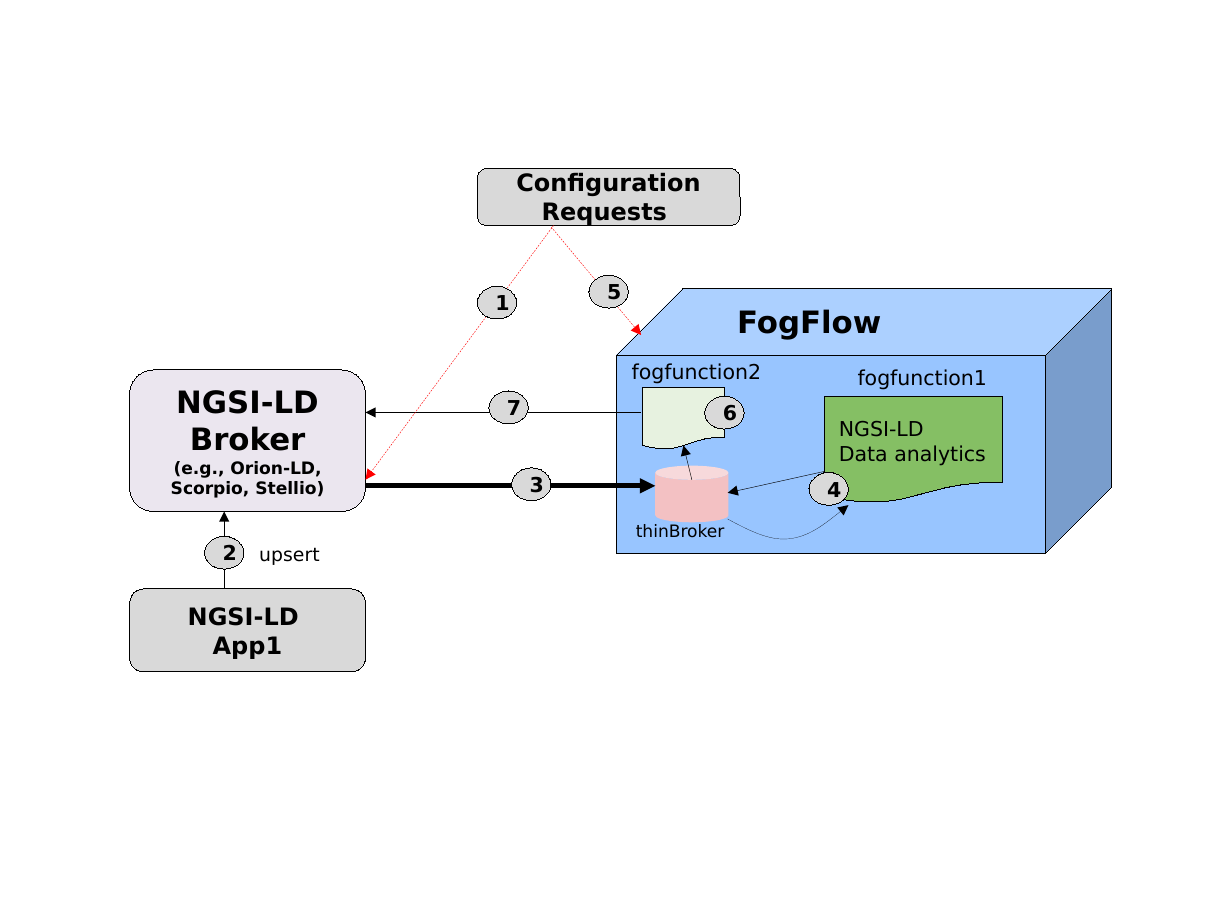
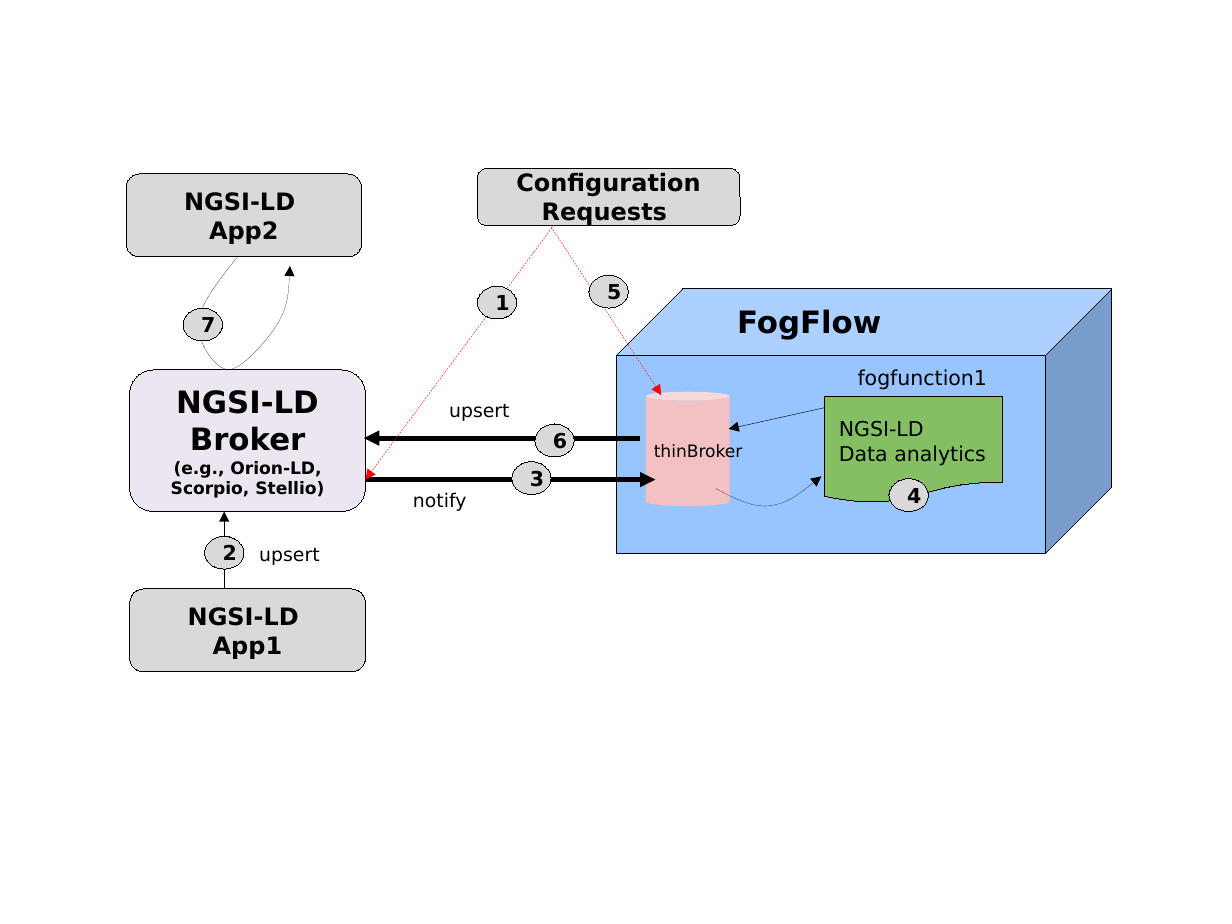
Before and after one commit to smartfog/fogflow, a slide deck: slide 55 of doc/en/source/figures/figures.pptx. Drawn at 1232x924 pixels with LibreOffice and Linux fonts; fonts in the diff are those of the drawing. Boxes give left, top, right and bottom in pixels: in the first picture for what was removed or moved away, otherwise in the second. Text is boxed around its words. In the diff, an @@ line names an element or a change of style, - is before the commit and + after.

Commit message:
fix the error in the tutorial figure for the ngsi-ld broker integration

```diff
--- a/doc/en/source/figures/figures.pptx
+++ b/doc/en/source/figures/figures.pptx
@@ rounded rectangle added at [126,174,361,256], fill #D9D9D9, outline #000000 0.75 pt, 14 pt, text #000000, bold @@
+NGSI-LD
+App2
@@ arrow moved from (551, 227) - (641, 335) to (551, 227) - (662, 395) @@
@@ freeform shape added at [198,257,290,370], outline #000000 0.75 pt @@
@@ ellipse "7": place and size @@
-ellipse "7" at [489,391,529,424]
+ellipse "7" at [184,308,223,341]
@@ text removed at [632,363,762,384] @@
-fogfunction2
@@ flow chart document removed at [643,387,724,450] @@
@@ text added at [449,403,509,421], 11 pt, text #000000 @@
+upsert
@@ cylinder: place and size @@
-cylinder at [655,466,728,522]
+cylinder at [646,392,729,506]
@@ cylinder at [646,392,729,506]: proportions changed @@
@@ arrow moved from (824, 472) - (728, 493) to (825, 408) - (728, 429) @@
@@ arrow moved from (641, 413) - (366, 413) to (639, 439) - (363, 439) @@
@@ arrow (639, 439) - (363, 439): stroke #000000 0.25 pt to #000000 3 pt @@
@@ ellipse "6": place and size @@
-ellipse "6" at [705,397,744,430]
+ellipse "6" at [535,424,574,457]
@@ text "thinBroker" rewrapped from [636,524,725,538] to [654,443,743,461] @@
@@ arrow removed from (692, 480) to (684, 446) @@
@@ arrow moved from (366, 485) - (655, 485) to (366, 479) - (655, 479) @@
@@ ellipse "3": place and size @@
-ellipse "3" at [511,468,551,501]
+ellipse "3" at [511,462,551,495]
@@ freeform shape: place and size @@
-freeform shape at [728,505,849,540]
+freeform shape at [716,477,822,506]
@@ ellipse "4": place and size @@
-ellipse "4" at [809,472,849,505]
+ellipse "4" at [890,478,929,511]
@@ text added at [413,492,467,511], 11 pt, text #000000 @@
+notify
```
Also in this commit, not shown: 1 other file.
